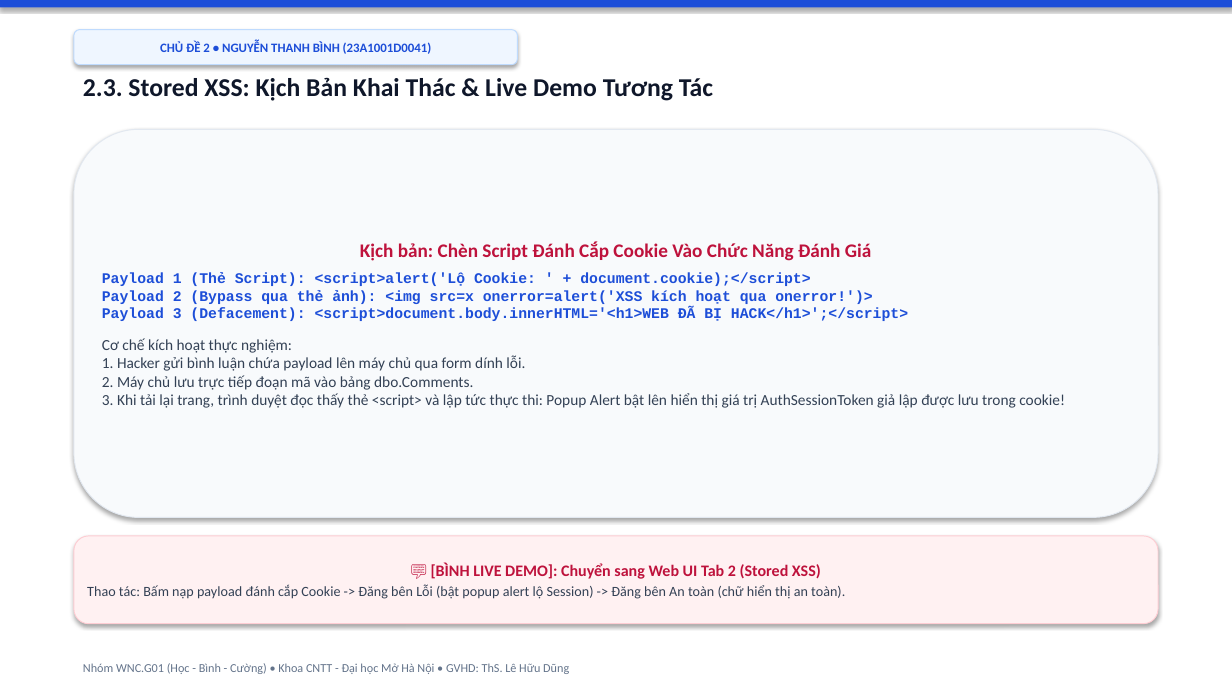
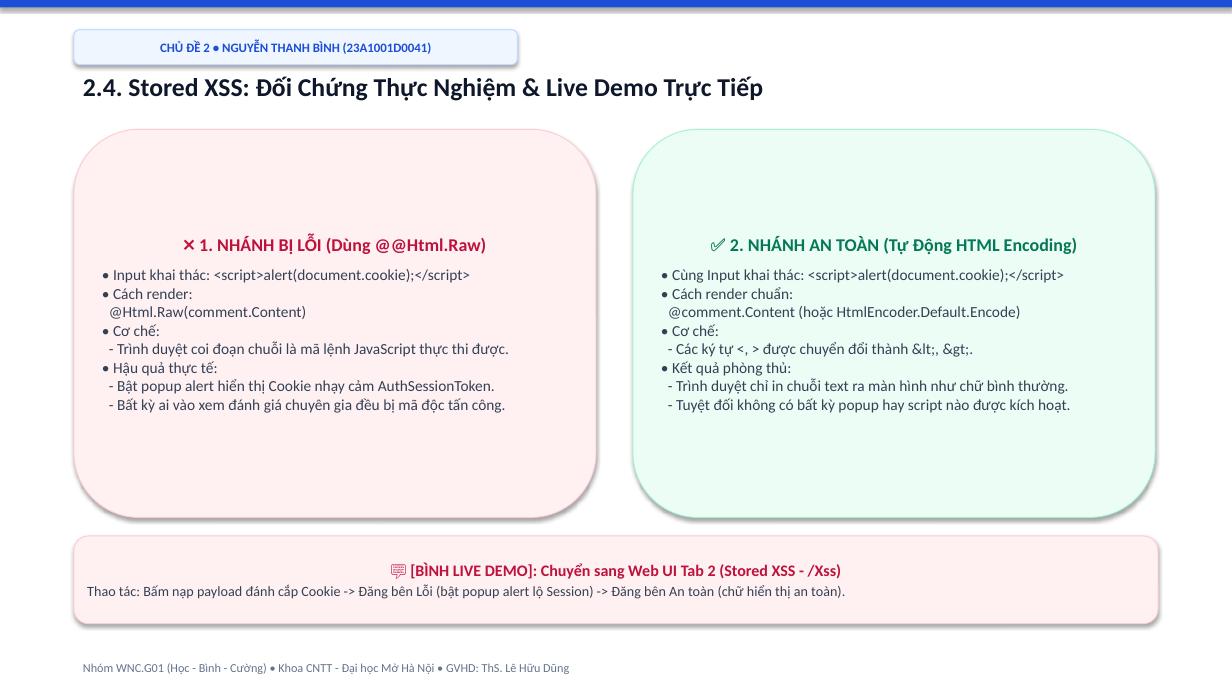
Before and after one commit to hocjsoo/OWASP_Demo, a slide deck: slide 12 of Slide_OWASP_Top3_Nhom_WNC_G01.pptx (slide 9 before the commit). Drawn at 1232x693 pixels with LibreOffice and Linux fonts; fonts in the diff are those of the drawing. Boxes give left, top, right and bottom in pixels: in the first picture for what was removed or moved away, otherwise in the second. Text is boxed around its words. In the diff, an @@ line names an element or a change of style, - is before the commit and + after.

```diff
--- a/Slide_OWASP_Top3_Nhom_WNC_G01.pptx
+++ b/Slide_OWASP_Top3_Nhom_WNC_G01.pptx
@@ text at (83,76,763,101): text changed @@
-2.3. Stored XSS: Kịch Bản Khai Thác & Live Demo Tương Tác
+2.4. Stored XSS: Đối Chứng Thực Nghiệm & Live Demo Trực Tiếp
@@ rounded rectangle "❌ 1. NHÁNH BỊ LỖI ...": place and size @@
-rounded rectangle "❌ 1. NHÁNH BỊ LỖI ..." at (74,129,1158,518)
+rounded rectangle "❌ 1. NHÁNH BỊ LỖI ..." at (74,129,596,518)
@@ rounded rectangle "❌ 1. NHÁNH BỊ LỖI ..." at (74,129,596,518): fill #F8FAFC to #FFF1F2; outline #E2E8F0 0.75 pt to #FECDD3 0.75 pt @@
@@ rounded rectangle added at (633,129,1155,518), fill #ECFDF5, outline #A7F3D0 0.75 pt, 12 pt, text #334155 @@
+✅ 2. NHÁNH AN TOÀN (Tự Động HTML Encoding)
+• Cùng Input khai thác: <script>alert(document.cookie);</script>
+• Cách render chuẩn:
+@comment.Content (hoặc HtmlEncoder.Default.Encode)
+• Cơ chế:
+- Các ký tự <, > được chuyển đổi thành &lt;, &gt;.
+• Kết quả phòng thủ:
+- Trình duyệt chỉ in chuỗi text ra màn hình như chữ bình thường.
+- Tuyệt đối không có bất kỳ popup hay script nào được kích hoạt.
@@ text in rounded rectangle at (109,236,509,413): text changed; bold off @@
-Kịch bản: Chèn Script Đánh Cắp Cookie Vào Chức Năng Đánh Giá
-Payload 1 (Thẻ Script): <script>alert('Lộ Cookie: ' + document.cookie);</script>
-Payload 2 (Bypass qua thẻ ảnh): <img src=x onerror=alert('XSS kích hoạt qua onerror!')>
-Payload 3 (Defacement): <script>document.body.innerHTML='<h1>WEB ĐÃ BỊ HACK</h1>';</script>
-Cơ chế kích hoạt thực nghiệm:
-1. Hacker gửi bình luận chứa payload lên máy chủ qua form dính lỗi.
-2. Máy chủ lưu trực tiếp đoạn mã vào bảng dbo.Comments.
-3. Khi tải lại trang, trình duyệt đọc thấy thẻ <script> và lập tức thực thi: Popup Alert bật lên hiển thị giá trị AuthSessionToken giả lập được lưu trong cookie!
+❌ 1. NHÁNH BỊ LỖI (Dùng @@Html.Raw)
+• Input khai thác: <script>alert(document.cookie);</script>
+• Cách render:
+@Html.Raw(comment.Content)
+• Cơ chế:
+- Trình duyệt coi đoạn chuỗi là mã lệnh JavaScript thực thi được.
+• Hậu quả thực tế:
+- Bật popup alert hiển thị Cookie nhạy cảm AuthSessionToken.
+- Bất kỳ ai vào xem đánh giá chuyên gia đều bị mã độc tấn công.
@@ text in rounded rectangle at (410,563,841,579): text changed @@
-💬 [BÌNH LIVE DEMO]: Chuyển sang Web UI Tab 2 (Stored XSS)
+💬 [BÌNH LIVE DEMO]: Chuyển sang Web UI Tab 2 (Stored XSS - /Xss)
```
Also in this commit, not shown: 9 other slides changed, 6 slides added, 2 other files.
